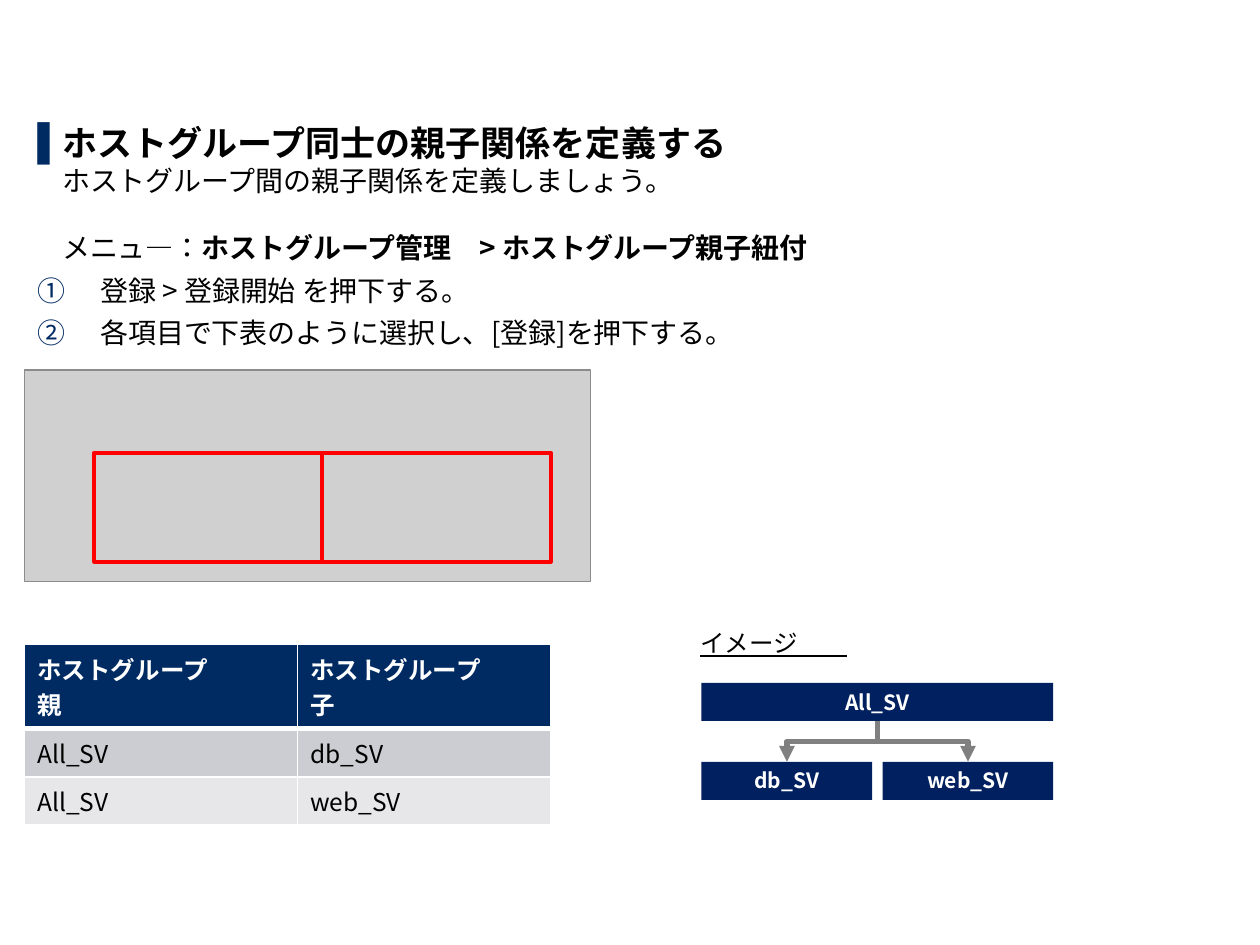
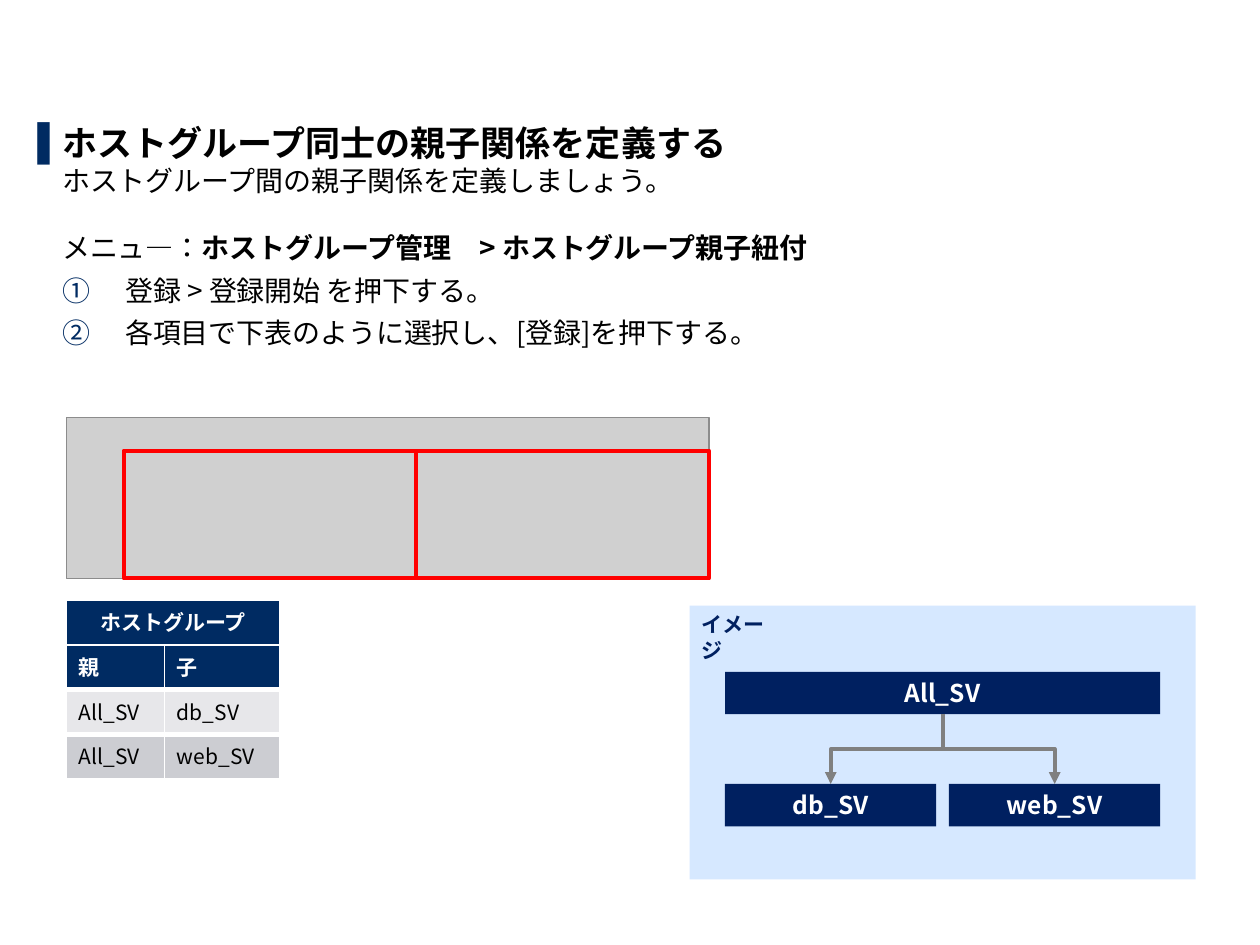
Before and after one commit to exastro-suite/it-automation-docs, a slide deck: slide 18 of asset/Learn_ja/ITA-hg-ps_practice_ja.pptx. Drawn at 1260x945 pixels with LibreOffice and Linux fonts; fonts in the diff are those of the drawing; grey boxes stand for pictures; background and template pictures are left out. Boxes give left, top, right and bottom in pixels: in the first picture for what was removed or moved away, otherwise in the second. Text is boxed around its words. In the diff, an @@ line names an element or a change of style, - is before the commit and + after.

```diff
--- a/asset/Learn_ja/ITA-hg-ps_practice_ja.pptx
+++ b/asset/Learn_ja/ITA-hg-ps_practice_ja.pptx
@@ text at (125, 277, 758, 348): list level 1 to 2 in "登録 > 登録開始 を押下する。"; list level 1 to 2 in "各項目で下表のように選択し、[登録]を押下する。" @@
@@ picture: place and size @@
-picture at (25, 370, 591, 582)
+picture at (67, 418, 709, 580)
@@ rectangle: place and size @@
-rectangle at (94, 452, 323, 562)
+rectangle at (123, 451, 416, 578)
@@ rectangle: place and size @@
-rectangle at (323, 452, 551, 562)
+rectangle at (417, 451, 709, 578)
@@ table at (67, 600, 281, 779) @@
-row 1: ホストグループ 親 | ホストグループ 子
+row 1: ホストグループ | 
+row 2: 親 | 子
@@ table: place and size @@
-table at (25, 644, 552, 819)
+table at (67, 600, 281, 779)
@@ text "イメージ": place and size @@
-text "イメージ" at (700, 632, 798, 657)
+text "イメージ" at (702, 615, 765, 659)
@@ text "イメージ" at (702, 615, 765, 659): size 14 to 12 pt, text colour #000000 to #002060, bold on, underline off @@
@@ rectangle added at (689, 606, 1196, 879), fill #D6E8FF @@
@@ rectangle "All_SV": place and size @@
-rectangle "All_SV" at (702, 683, 1053, 721)
+rectangle "All_SV" at (724, 672, 1159, 714)
@@ elbow arrow moved from (877, 721) - (968, 762) to (942, 714) - (830, 784) @@
@@ elbow arrow (942, 714) - (830, 784): stroke #808080 3 pt to #808080 2.25 pt @@
@@ elbow arrow added from (942, 714) to (1055, 784), #808080 2.25 pt @@
@@ elbow arrow removed from (877, 721) to (788, 762) @@
@@ rectangle "db_SV": place and size @@
-rectangle "db_SV" at (702, 762, 873, 800)
+rectangle "db_SV" at (724, 784, 936, 827)
@@ size 12 to 14 pt in 3 elements at (724, 784, 936, 827), (724, 672, 1159, 714), (949, 784, 1160, 827) @@
@@ rectangle "web_SV": place and size @@
-rectangle "web_SV" at (882, 762, 1053, 800)
+rectangle "web_SV" at (949, 784, 1160, 827)
```
Also in this commit, not shown: 36 other slides changed, 1 other file.
